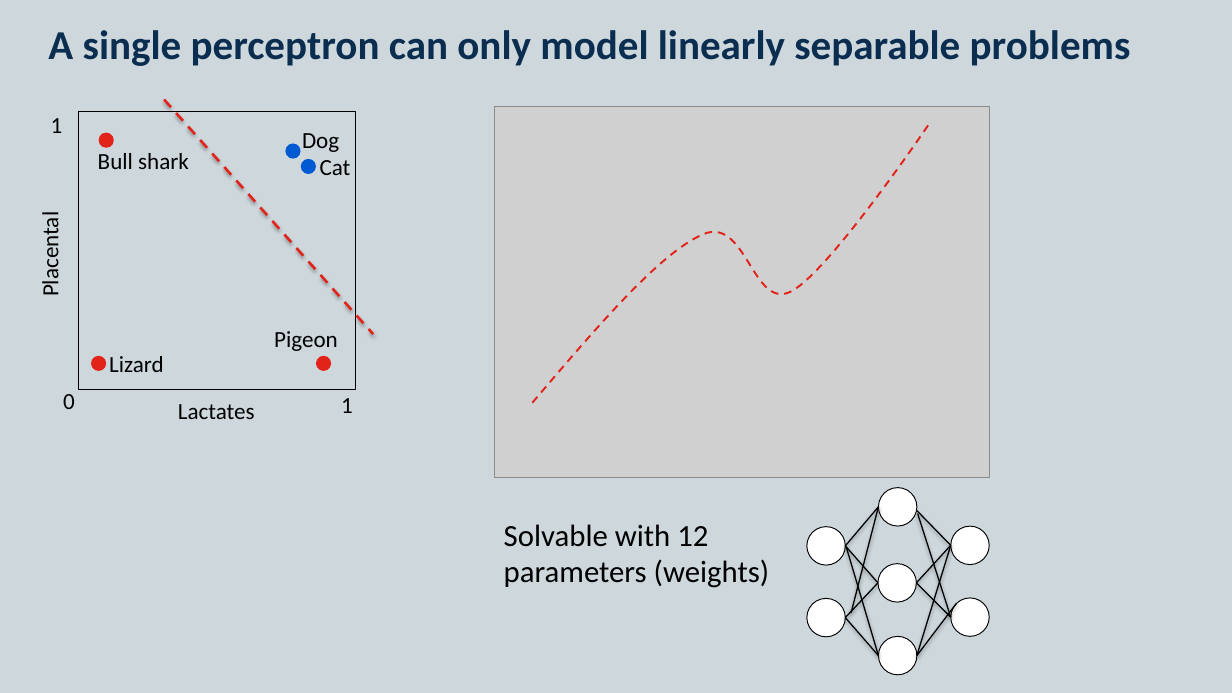
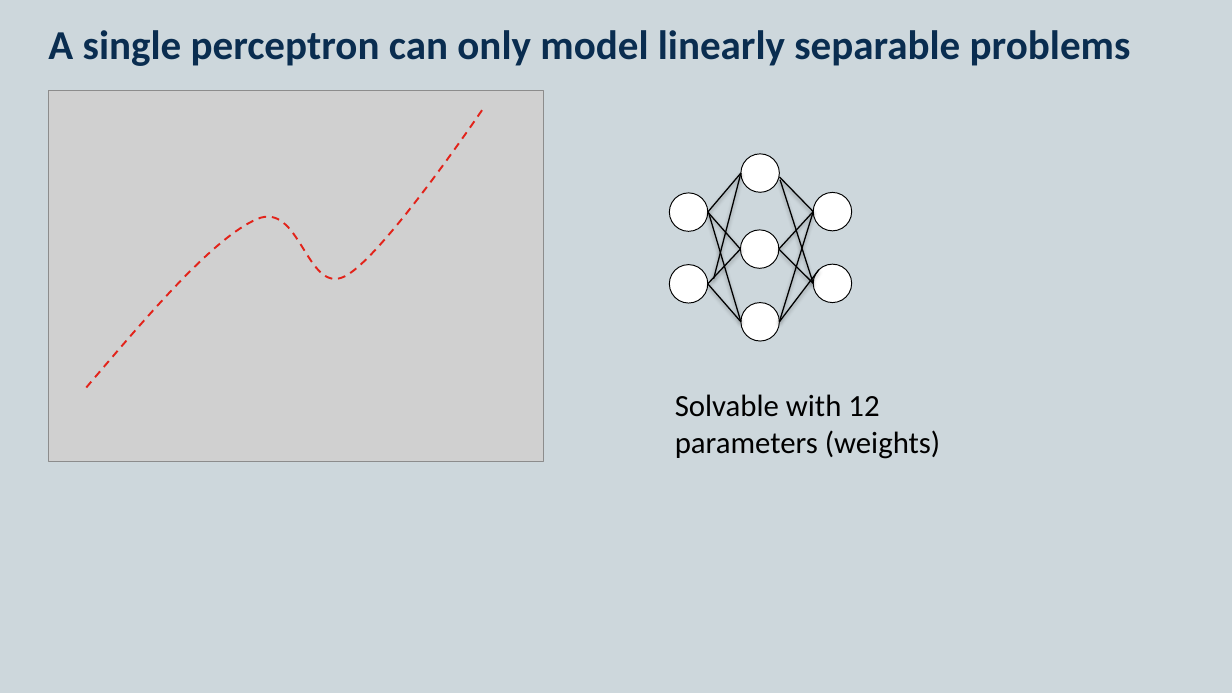
Before and after one commit to KCL-Health-NLP/nlp_youth_awards, a slide deck: slide 5 of presentations/multi-layer-neural-networks.pptx. Drawn at 1232x693 pixels with LibreOffice and Linux fonts; fonts in the diff are those of the drawing; grey boxes stand for pictures. Boxes give left, top, right and bottom in pixels: in the first picture for what was removed or moved away, otherwise in the second. Text is boxed around its words. In the diff, an @@ line names an element or a change of style, - is before the commit and + after.

```diff
--- a/presentations/multi-layer-neural-networks.pptx
+++ b/presentations/multi-layer-neural-networks.pptx
@@ picture: place and size @@
-picture at [494,106,989,477]
+picture at [48,91,543,461]
@@ freeform shape: place and size @@
-freeform shape at [532,121,932,403]
+freeform shape at [86,105,485,387]
@@ group removed at [37,100,373,419]: 10 texts, 5 ellipses, 1 rectangle, 1 line @@
-Dog
-Cat
-Lactates
-Placental
-Lizard
-Bull shark
-Pigeon
-0
-1
-1
@@ line moved from (851, 613) - (879, 507) to (714, 279) - (741, 173) @@
@@ line moved from (951, 545) - (917, 511) to (813, 212) - (780, 177) @@
@@ 10 lines, 7 ellipses: place and size @@
-10 lines, 7 ellipses at [807,488,990,676]
+10 lines, 7 ellipses at [669,154,852,341]
@@ text "Solvable with 12 parameters (weights)": place and size @@
-text "Solvable with 12 parameters (weights)" at [504,524,770,588]
+text "Solvable with 12 parameters (weights)" at [675,394,941,459]
```
Also in this commit, not shown: 1 slide added, 1 slide removed, 1 other file.
